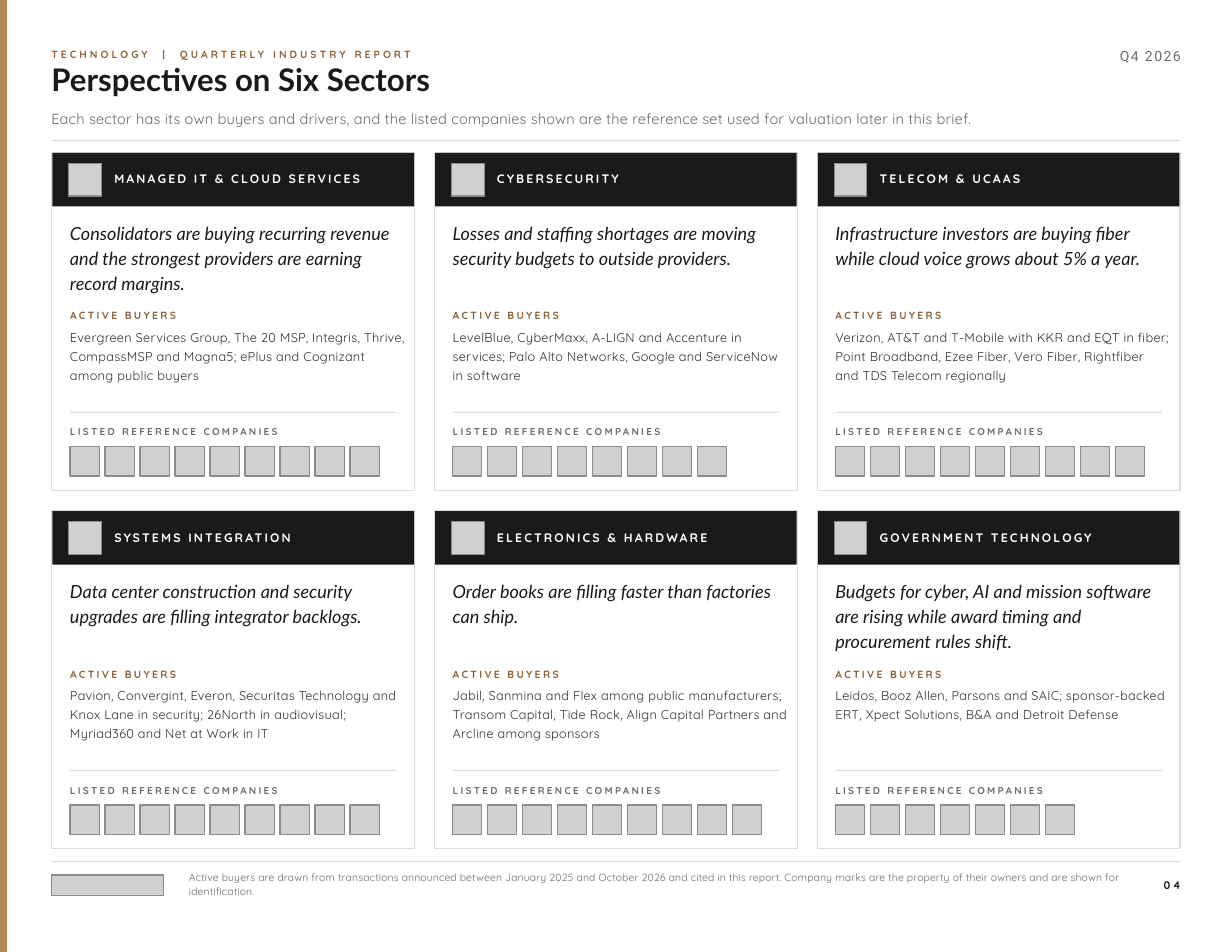
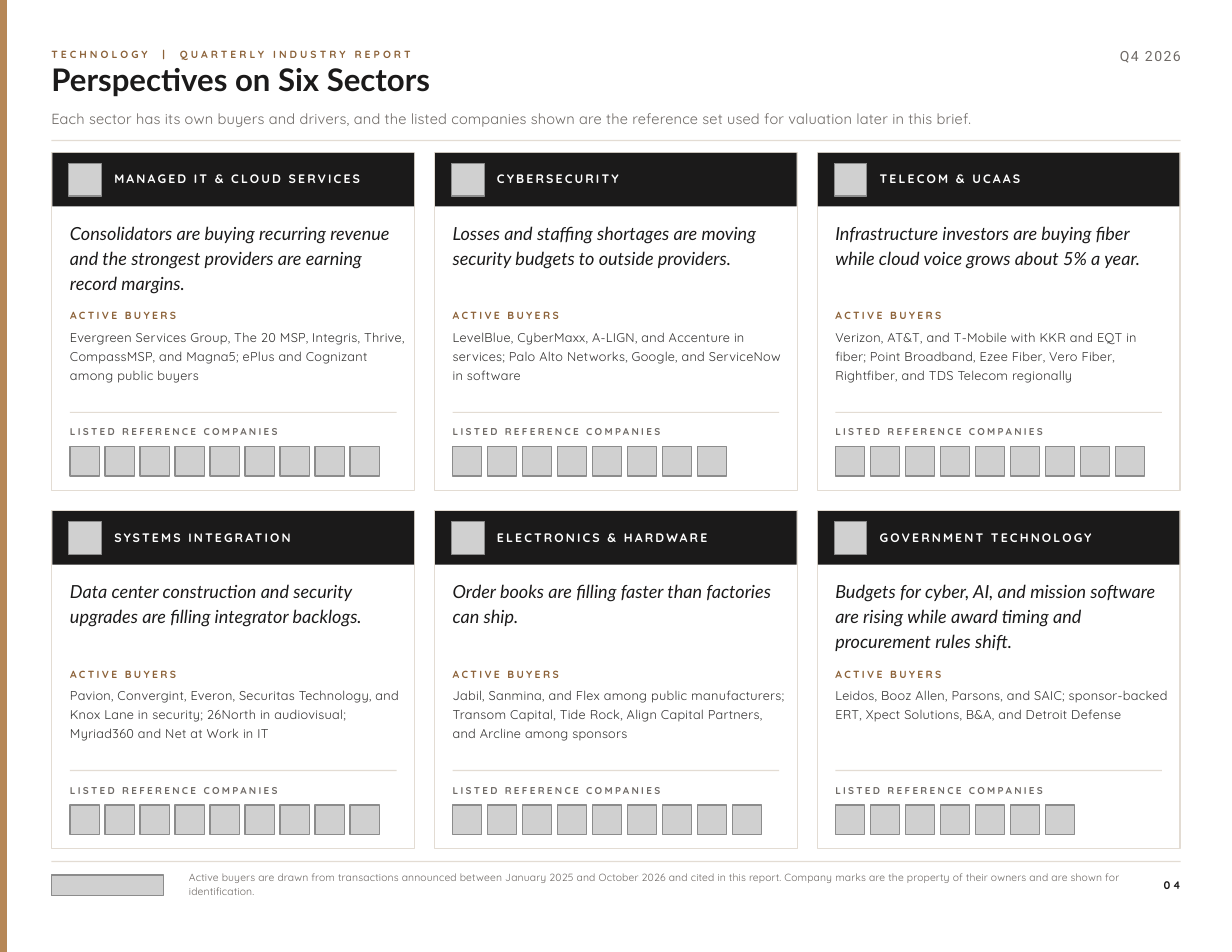
Before and after one commit to jp-hardin/about, a slide deck: slide 4 of mid-market-practice/_build/reports/technology-q4-2026/brief.pptx. Drawn at 1232x952 pixels with LibreOffice and Linux fonts; fonts in the diff are those of the drawing; grey boxes stand for pictures. Boxes give left, top, right and bottom in pixels: in the first picture for what was removed or moved away, otherwise in the second. Text is boxed around its words. In the diff, an @@ line names an element or a change of style, - is before the commit and + after.

```diff
--- a/mid-market-practice/_build/reports/technology-q4-2026/brief.pptx
+++ b/mid-market-practice/_build/reports/technology-q4-2026/brief.pptx
@@ text at <box>70,332,404,383</box>: text changed @@
-Evergreen Services Group, The 20 MSP, Integris, Thrive, CompassMSP and Magna5; ePlus and Cognizant among public buyers
+Evergreen Services Group, The 20 MSP, Integris, Thrive, CompassMSP, and Magna5; ePlus and Cognizant among public buyers
@@ text at <box>453,332,781,380</box>: text changed @@
-LevelBlue, CyberMaxx, A-LIGN and Accenture in services; Palo Alto Networks, Google and ServiceNow in software
+LevelBlue, CyberMaxx, A-LIGN, and Accenture in services; Palo Alto Networks, Google, and ServiceNow in software
@@ text at <box>835,332,1136,383</box>: text changed @@
-Verizon, AT&T and T-Mobile with KKR and EQT in fiber; Point Broadband, Ezee Fiber, Vero Fiber, Rightfiber and TDS Telecom regionally
+Verizon, AT&T, and T-Mobile with KKR and EQT in fiber; Point Broadband, Ezee Fiber, Vero Fiber, Rightfiber, and TDS Telecom regionally
@@ text at <box>835,584,1155,651</box>: text changed @@
-Budgets for cyber, AI and mission software are rising while award timing and procurement rules shift.
+Budgets for cyber, AI, and mission software are rising while award timing and procurement rules shift.
@@ text at <box>70,690,398,741</box>: text changed @@
-Pavion, Convergint, Everon, Securitas Technology and Knox Lane in security; 26North in audiovisual; Myriad360 and Net at Work in IT
+Pavion, Convergint, Everon, Securitas Technology, and Knox Lane in security; 26North in audiovisual; Myriad360 and Net at Work in IT
@@ text at <box>453,690,784,741</box>: text changed @@
-Jabil, Sanmina and Flex among public manufacturers; Transom Capital, Tide Rock, Align Capital Partners and Arcline among sponsors
+Jabil, Sanmina, and Flex among public manufacturers; Transom Capital, Tide Rock, Align Capital Partners, and Arcline among sponsors
@@ text at <box>835,690,1168,722</box>: text changed @@
-Leidos, Booz Allen, Parsons and SAIC; sponsor-backed ERT, Xpect Solutions, B&A and Detroit Defense
+Leidos, Booz Allen, Parsons, and SAIC; sponsor-backed ERT, Xpect Solutions, B&A, and Detroit Defense
```
Also in this commit, not shown: 13 other slides changed, 36 other files.
